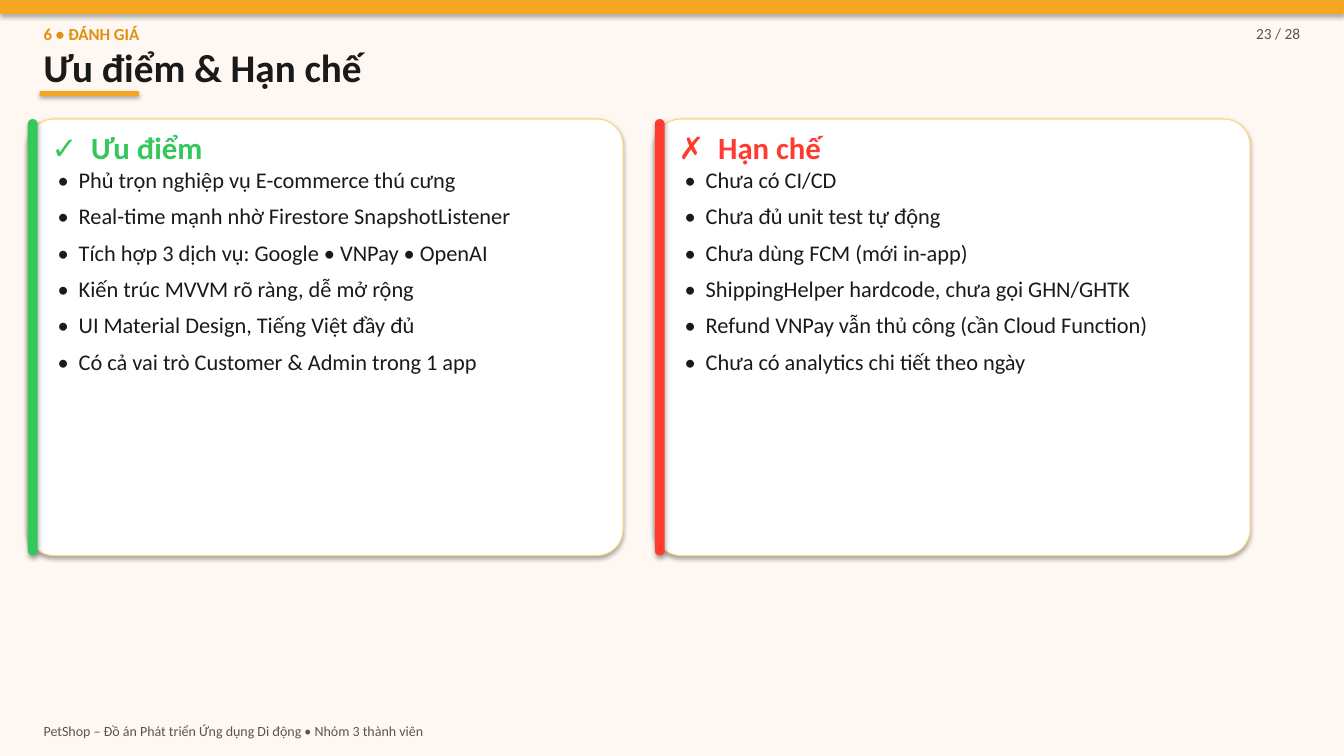
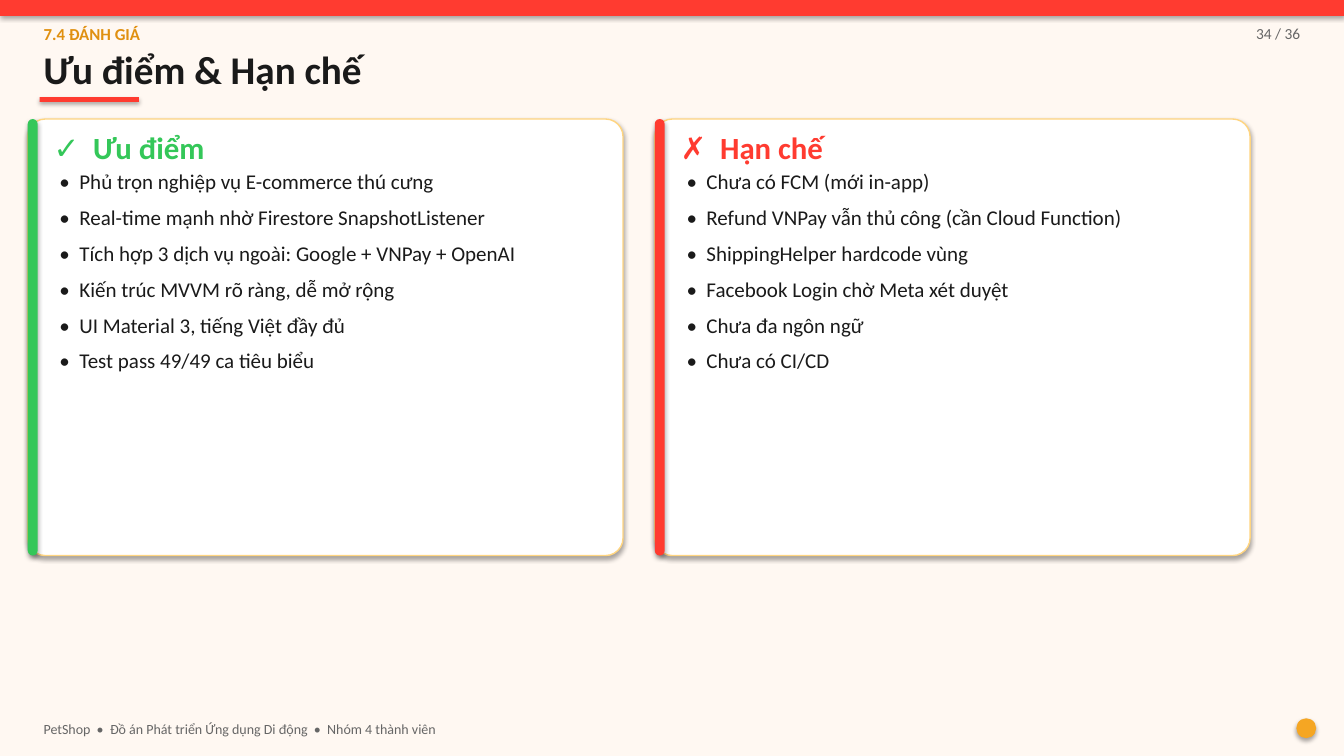
Before and after one commit to DaoTrucMai/Pet-Shop, a slide deck: slide 34 of docs/BAO_CAO_SLIDES.pptx (slide 23 before the commit). Drawn at 1344x756 pixels with LibreOffice and Linux fonts; fonts in the diff are those of the drawing. Boxes give left, top, right and bottom in pixels: in the first picture for what was removed or moved away, otherwise in the second. Text is boxed around its words. In the diff, an @@ line names an element or a change of style, - is before the commit and + after.

```diff
--- a/docs/BAO_CAO_SLIDES.pptx
+++ b/docs/BAO_CAO_SLIDES.pptx
@@ rectangle at (x1=0, y1=0, x2=1344, y2=16): fill #F5A623 to #FF3B30 @@
@@ text at (x1=44, y1=27, x2=140, y2=40): text changed @@
-6 • ĐÁNH GIÁ
+7.4 ĐÁNH GIÁ
@@ text at (x1=1256, y1=28, x2=1301, y2=39): text changed; text colour #555555 to #666666 @@
-23 / 28
+34 / 36
@@ rounded rectangle at (x1=28, y1=119, x2=624, y2=556): outline #FFD580 0.75 pt to #FFD580 1 pt; proportions changed @@
@@ rectangle at (x1=39, y1=97, x2=138, y2=102): fill #F5A623 to #FF3B30 @@
@@ rectangle moved from (x1=39, y1=92, x2=138, y2=97) to (x1=39, y1=97, x2=138, y2=102) @@
@@ rounded rectangle at (x1=655, y1=119, x2=1251, y2=556): outline #FFD580 0.75 pt to #FFD580 1 pt; proportions changed @@
@@ text at (x1=79, y1=174, x2=485, y2=301): size 16 to 15 pt in "• Phủ trọn nghiệp vụ E-commerce thú ...", "• Real-time mạnh nhờ Firestore SnapshotListener", "• Kiến trúc MVVM rõ ràng, dễ ..."; line spacing 1.15 to 1.2 @@
@@ text at (x1=706, y1=174, x2=1122, y2=337): paragraphs added @@
+• Chưa có FCM (mới in-app)
+• Refund VNPay vẫn thủ công (cần Cloud Function)
+• ShippingHelper hardcode vùng
+• Facebook Login chờ Meta xét duyệt
+• Chưa đa ngôn ngữ
@@ text at (x1=706, y1=208, x2=1147, y2=374): paragraphs removed @@
-• Chưa đủ unit test tự động
-• Chưa dùng FCM (mới in-app)
-• ShippingHelper hardcode, chưa gọi GHN/GHTK
-• Refund VNPay vẫn thủ công (cần Cloud Function)
-• Chưa có analytics chi tiết theo ngày
@@ text at (x1=79, y1=246, x2=515, y2=265): text changed; size 16 to 15 pt @@
-• Tích hợp 3 dịch vụ: Google • VNPay • OpenAI
+• Tích hợp 3 dịch vụ ngoài: Google + VNPay + OpenAI
@@ text at (x1=79, y1=317, x2=345, y2=372): text changed; size 16 to 15 pt @@
-• UI Material Design, Tiếng Việt đầy đủ
-• Có cả vai trò Customer & Admin trong 1 app
+• UI Material 3, tiếng Việt đầy đủ
+• Test pass 49/49 ca tiêu biểu
@@ text at (x1=706, y1=353, x2=830, y2=369): size 16 to 15 pt in "• Chưa có CI/CD"; line spacing 1.15 to 1.2 @@
@@ ellipse added at (x1=1297, y1=719, x2=1317, y2=739), fill #F5A623 @@
@@ text at (x1=44, y1=722, x2=436, y2=737): text changed; text colour #555555 to #666666 @@
-PetShop – Đồ án Phát triển Ứng dụng Di động • Nhóm 3 thành viên
+PetShop • Đồ án Phát triển Ứng dụng Di động • Nhóm 4 thành viên
```
Also in this commit, not shown: 17 other slides changed, 19 slides added, 10 slides removed, 26 other files.
